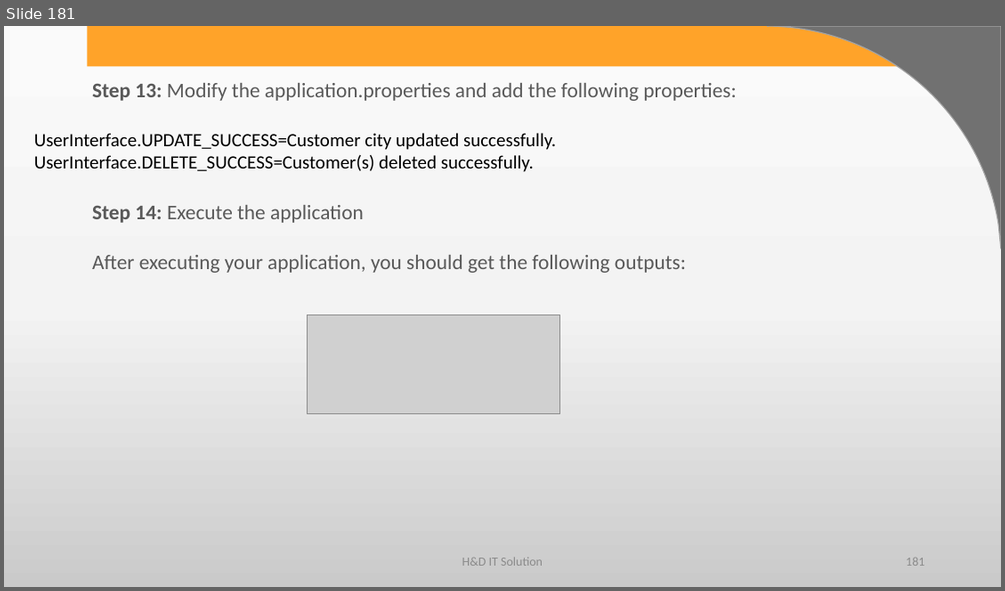
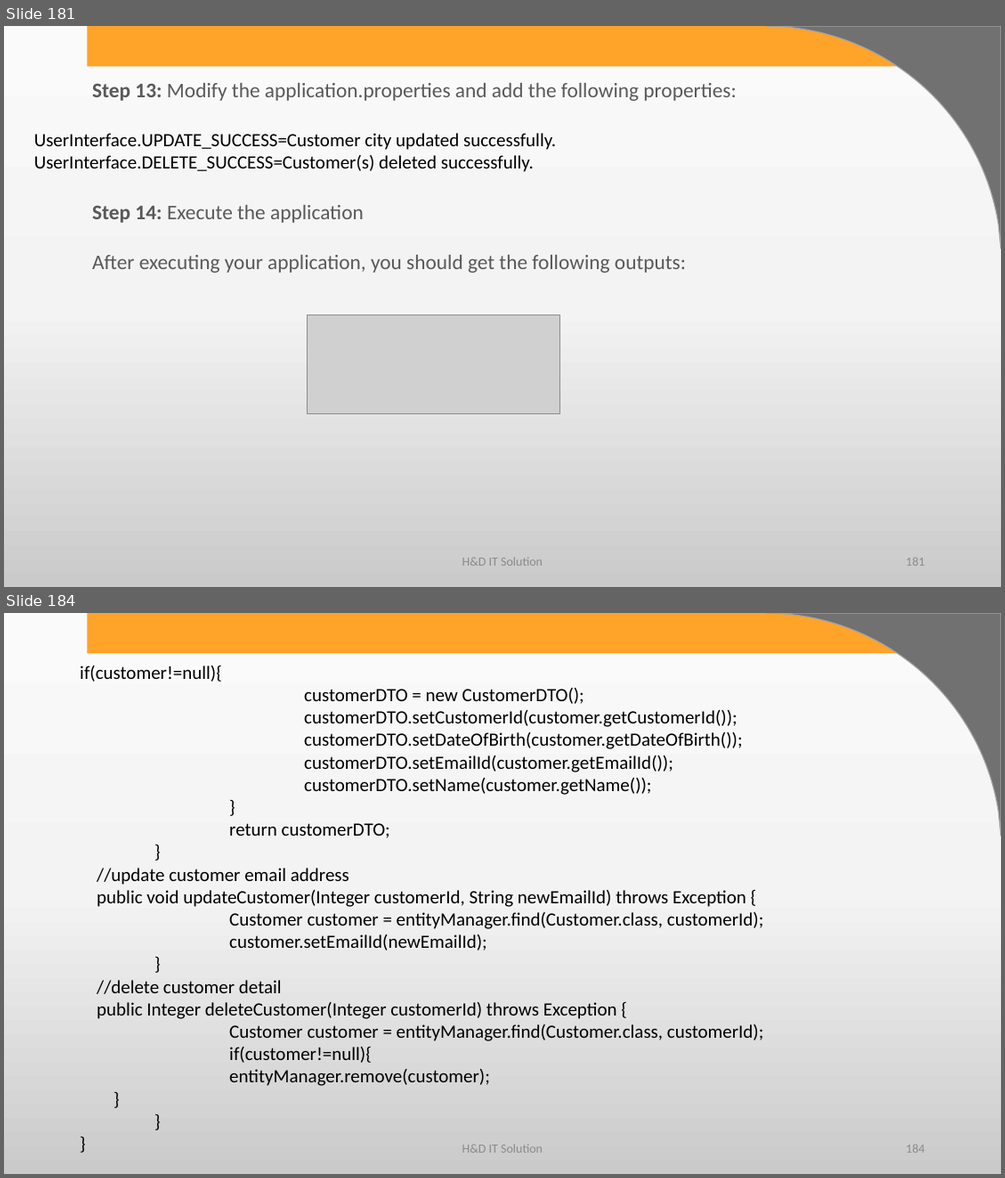
Before and after one commit to harshadasawant/spring_boot1, a slide deck: infinite/src/main/ppt/Persistence Layer using Spring Boot.pptx. Shown one above the other, each under a label of ours: slide 181 before the commit, slides 181 and 184 after it; the slides between them are not shown. The pictures are 1005x591 and 1005x1178 pixels, drawn with LibreOffice and Linux fonts; fonts in the diff are those of the drawing; grey boxes stand for pictures; background and template pictures are left out. Boxes give left, top, right and bottom in pixels: in the first picture for what was removed or moved away, otherwise in the second. Text is boxed around its words. In the diff, an @@ line names an element or a change of style, - is before the commit and + after.

```diff
--- a/infinite/src/main/ppt/Persistence Layer using Spring Boot.pptx
+++ b/infinite/src/main/ppt/Persistence Layer using Spring Boot.pptx
@@ slide 184 added at bbox=[4, 613, 1001, 1174], background gradient #FBFBFB to #F4F4F4 to #CBCBCB; not listed: 2 template elements that a slide beside it also shows @@
@@ text added at bbox=[80, 666, 764, 1086], 18 pt, text #000000 @@
+if(customer!=null){
+customerDTO = new CustomerDTO();
+customerDTO.setCustomerId(customer.getCustomerId());
+customerDTO.setDateOfBirth(customer.getDateOfBirth());
+customerDTO.setEmailId(customer.getEmailId());
+customerDTO.setName(customer.getName());
+}
+return customerDTO;
+}
+//update customer email address
+public void updateCustomer(Integer customerId, String newEmailId) throws Exception {
+Customer customer = entityManager.find(Customer.class, customerId);
+customer.setEmailId(newEmailId);
+}
+//delete customer detail
+public Integer deleteCustomer(Integer customerId) throws Exception {
+Customer customer = entityManager.find(Customer.class, customerId);
+if(customer!=null){
+entityManager.remove(customer);
+}
+}
+}
@@ text added at bbox=[462, 1143, 542, 1152], 12 pt, text #8C8C8C @@
+H&D IT Solution
@@ page number added at bbox=[906, 1144, 924, 1152], 12 pt, text #8C8C8C @@
+184
```
Also in this commit, not shown: 108 other slides added.
